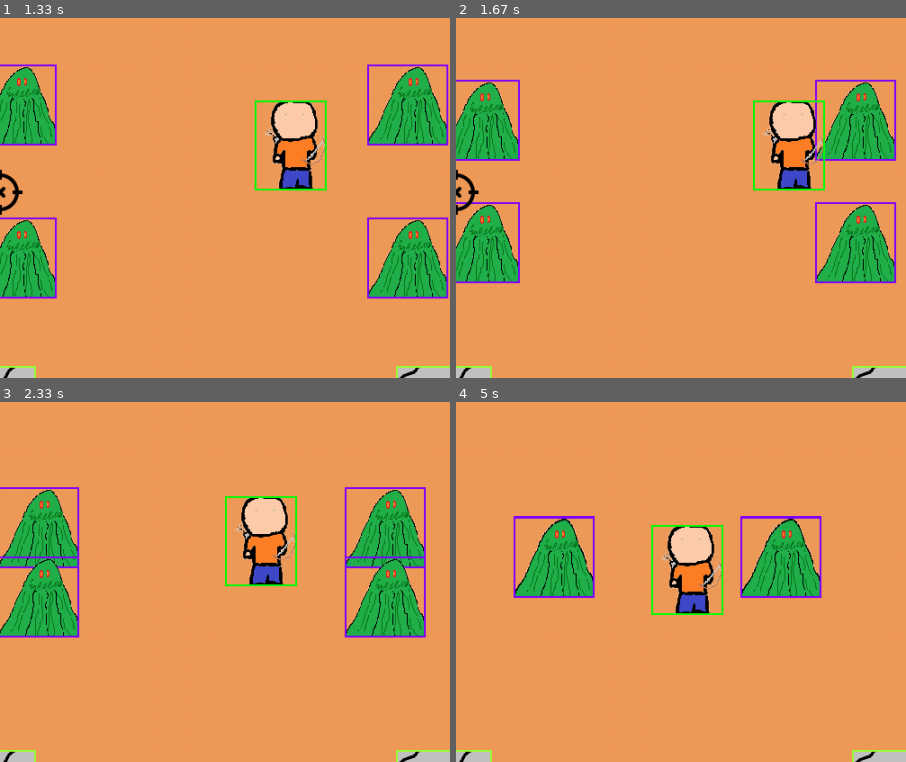
Above: before the commit, frames 1-4 (two rows, left to right).
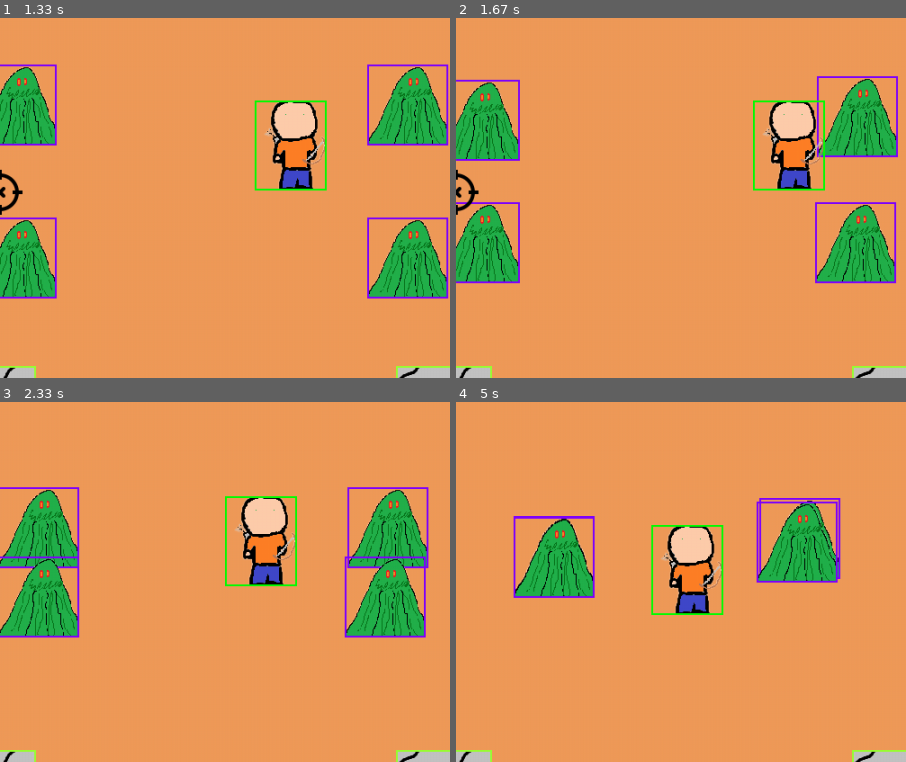
Above: after the commit, the same moments.

Repository: kapusta-gg/pygame_group6
Game: pygame game, started from main.py
The game is run twice, just before and just after one commit, with the same random seed, the same clock (stepped at 60 frames per second) and the same inputs.
Inputs (mouse positions are % of the whole screen's width and height, from its top left):
- Up to frame 1 (1.33 s): hold D 0.33-0.8 s; move the mouse to (46, 54) at 0.37 s; hold W 0.83-1.13 s; move the mouse to (82, 47) at 0.87 s; hold D from 1.17 s (still down); move the mouse to (26, 51) at 1.2 s
- Up to frame 2 (1.67 s): release D at 1.63 s
- Up to frame 3 (2.33 s): hold A 1.67-2.2 s; move the mouse to (19, 35) at 1.7 s; hold S from 2.23 s (still down); move the mouse to (19, 73) at 2.27 s
- Up to frame 4 (5 s): release S at 2.53 s; hold A 2.57-2.97 s; move the mouse to (87, 85) at 2.6 s; hold W 3-3.37 s; move the mouse to (62, 59) at 3.03 s; hold D 3.4-4.03 s; move the mouse to (24, 13) at 3.43 s; hold S 4.07-4.43 s; move the mouse to (52, 16) at 4.1 s; hold A 4.47-4.93 s; move the mouse to (14, 47) at 4.5 s; hold D from 4.97 s (still down)
The pictures show only the part of the screen within x 26-76%, y 27-77%; the shares and areas given below are measured in that part.

Frame 1 is identical in both runs. In frame 2, 1.8% of the frame differs, in the area x 79-99%, y 16-40%; in frame 3, 1.6%; in frame 4, 3.9%, in the area x 63-86%, y 26-55%.

Commit message:
Добавлен столкновение противника с игроком

Diff:
--- a/main.py
+++ b/main.py
@@ -59,7 +59,7 @@
         for col in room.field.field:
             for obj in col:
                 if issubclass(Enemy, obj.__class__):
-                    obj.chase_player(*player.get_coords(), tick)
+                    obj.chase_player(player, tick)
                 if issubclass(Object, obj.__class__):
                     objs.append(obj)
         if any(player.which_direction):
--- a/models/entities/enemies.py
+++ b/models/entities/enemies.py
@@ -1,5 +1,6 @@
 import pygame
 from methods import load_image
+from models.entities.player import Player
 
 
 class Enemy:
@@ -25,7 +26,10 @@
         if is_show_hitbox:
             pygame.draw.rect(screen, self.enemy_color, self.enemy_hitbox, width=2)
 
-    def chase_player(self, player_pos_x, player_pos_y, tick):
+    def chase_player(self, player: Player, tick):
+        player_pos_x, player_pos_y = player.get_coords()
+        if pygame.sprite.spritecollide(self.sprite, player._, False):
+            return
         enemy_pos_x = self.enemy_hitbox.x + 45
         enemy_pos_y = self.enemy_hitbox.y + 45
         direction_x = (player_pos_x - enemy_pos_x) / abs(player_pos_x - enemy_pos_x) / 2 if player_pos_x - enemy_pos_x else 0
